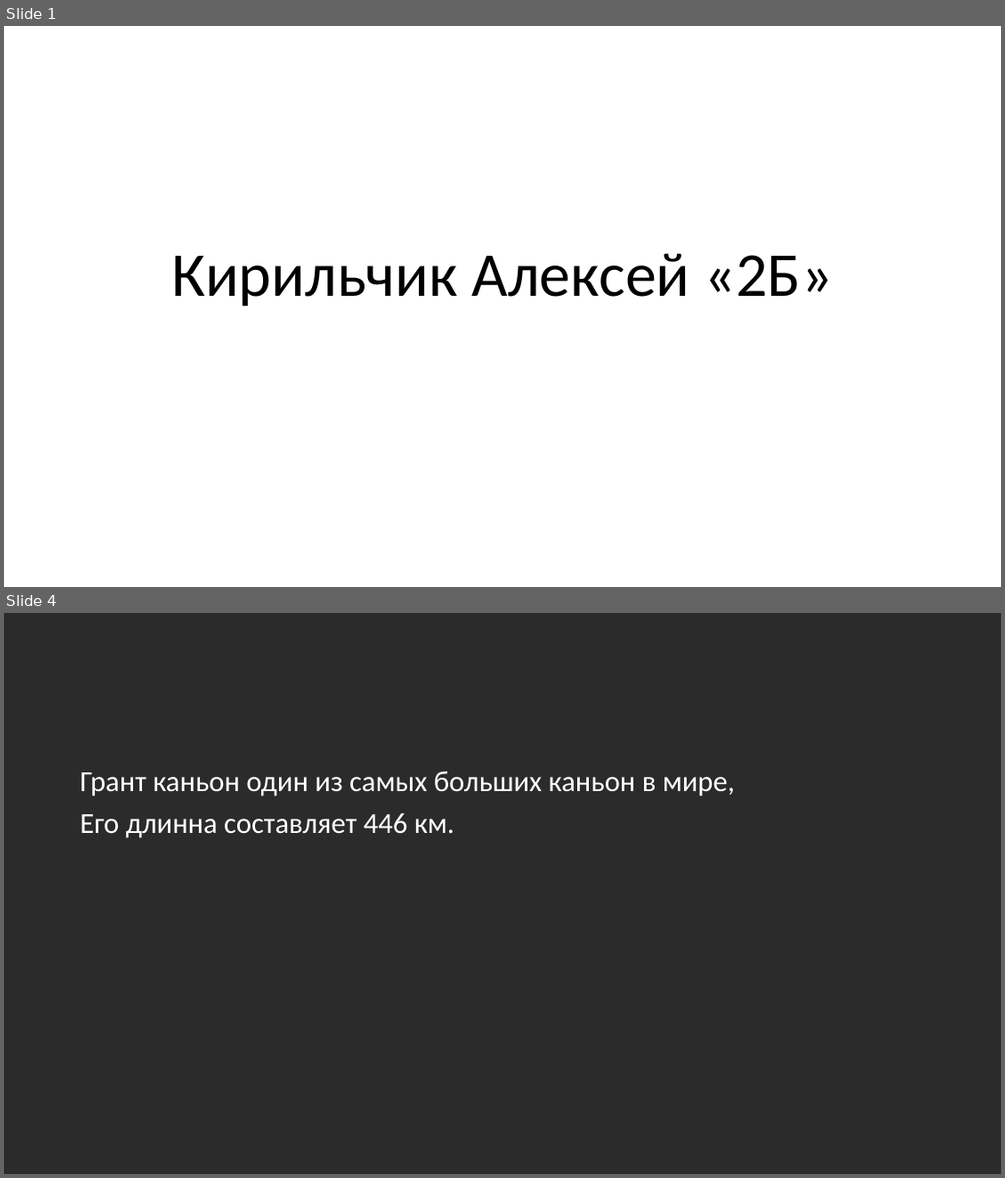
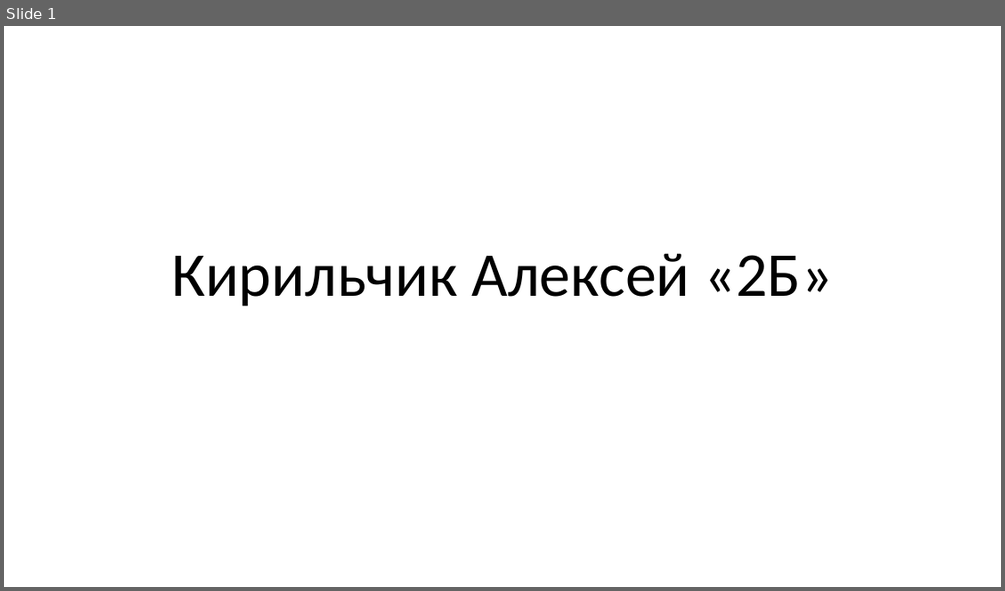
Before and after one commit to kosmonaffft/public-specs, a slide deck: src/main/resources/кирильчик алексей 2б.pptx. Shown one above the other, each under a label of ours: slides 1 and 4 before the commit, slide 1 after it; the slides between them are not shown. The pictures are 1005x1178 and 1005x591 pixels, drawn with LibreOffice and Linux fonts; fonts in the diff are those of the drawing; background and template pictures are left out; a plain dark background stands for a picture behind light text. Boxes give left, top, right and bottom in pixels: in the first picture for what was removed or moved away, otherwise in the second. Text is boxed around its words. In the diff, an @@ line names an element or a change of style, - is before the commit and + after.

```diff
--- a/src/main/resources/кирильчик алексей 2б.pptx
+++ b/src/main/resources/кирильчик алексей 2б.pptx
@@ slide 4 removed at [4,613,1001,1174], background picture (left out) @@
@@ text removed at [80,771,735,838] @@
-Грант каньон один из самых больших каньон в мире,
-Его длинна составляет 446 км.
```
Also in this commit, not shown: 1 slide changed, 4 slides added, 2 other slides removed.
